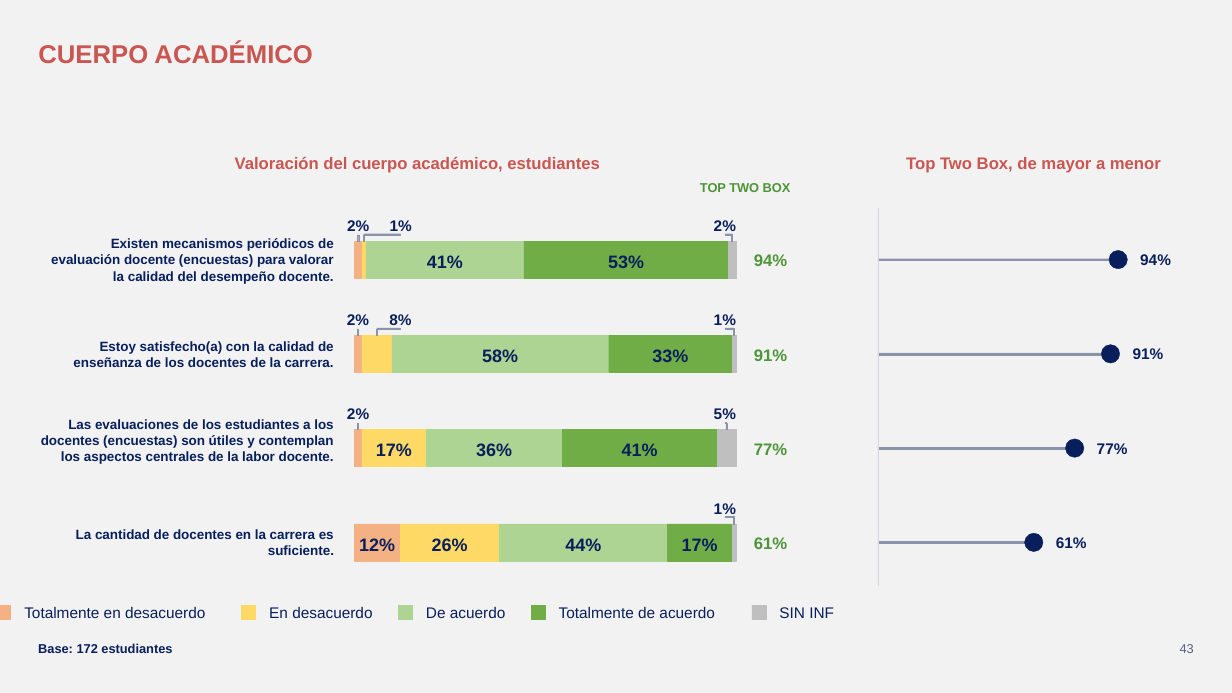
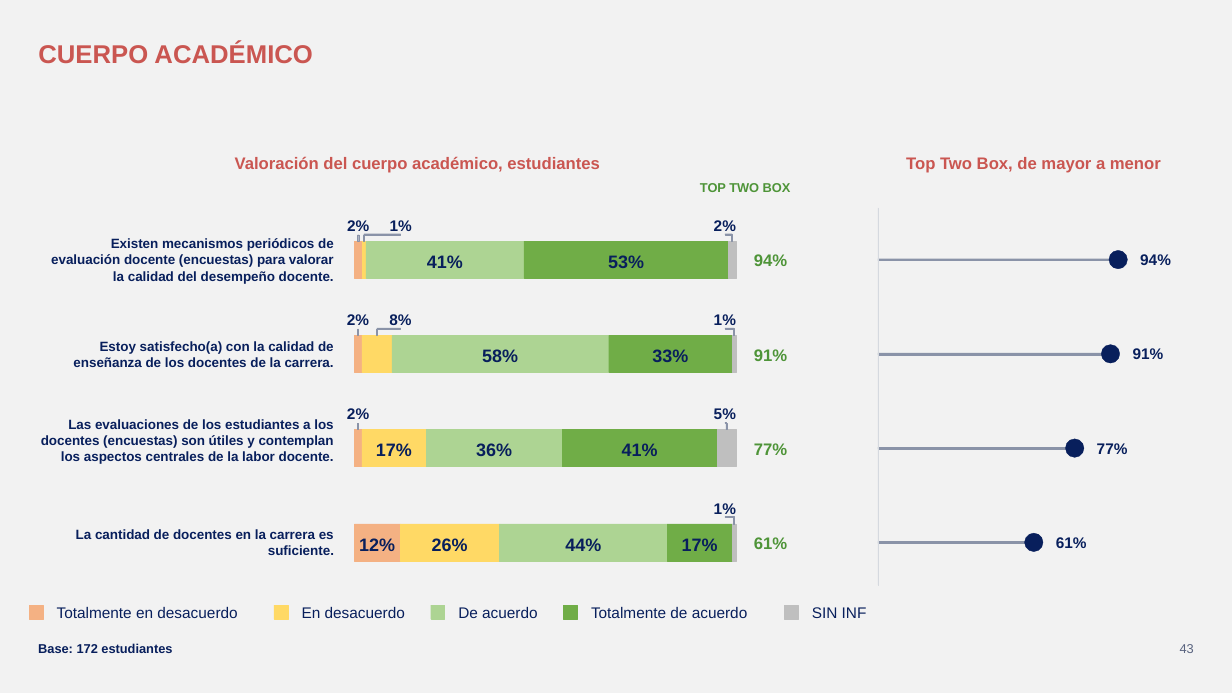
Before and after one commit to GonzaloAlmendariz/prosecnur-app, a slide deck: slide 43 of docs/qa/motor-ppt-2026-10-06/4-recetario/recetario-fiel.pptx. Drawn at 1232x693 pixels with LibreOffice and Linux fonts; fonts in the diff are those of the drawing; background and template pictures are left out. Boxes give left, top, right and bottom in pixels: in the first picture for what was removed or moved away, otherwise in the second. Text is boxed around its words. In the diff, an @@ line names an element or a change of style, - is before the commit and + after.

```diff
--- a/docs/qa/motor-ppt-2026-10-06/4-recetario/recetario-fiel.pptx
+++ b/docs/qa/motor-ppt-2026-10-06/4-recetario/recetario-fiel.pptx
@@ 4 rectangles, 1 text moved together from (x1=0, y1=605, x2=766, y2=619) to (x1=30, y1=605, x2=799, y2=619) @@
@@ 4 texts, 1 rectangle moved together from (x1=24, y1=605, x2=834, y2=619) to (x1=57, y1=605, x2=867, y2=619) @@
```
Also in this commit, not shown: 3 other slides changed, 5 other files.
